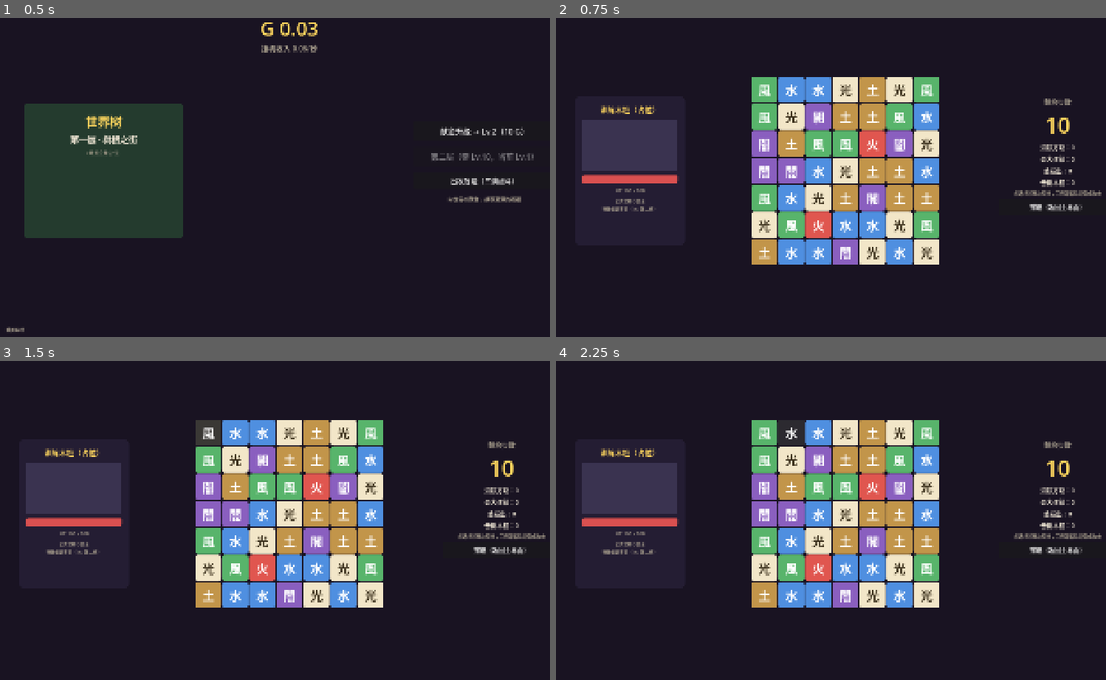
Above: before the commit, frames 1-4 (two rows, left to right).
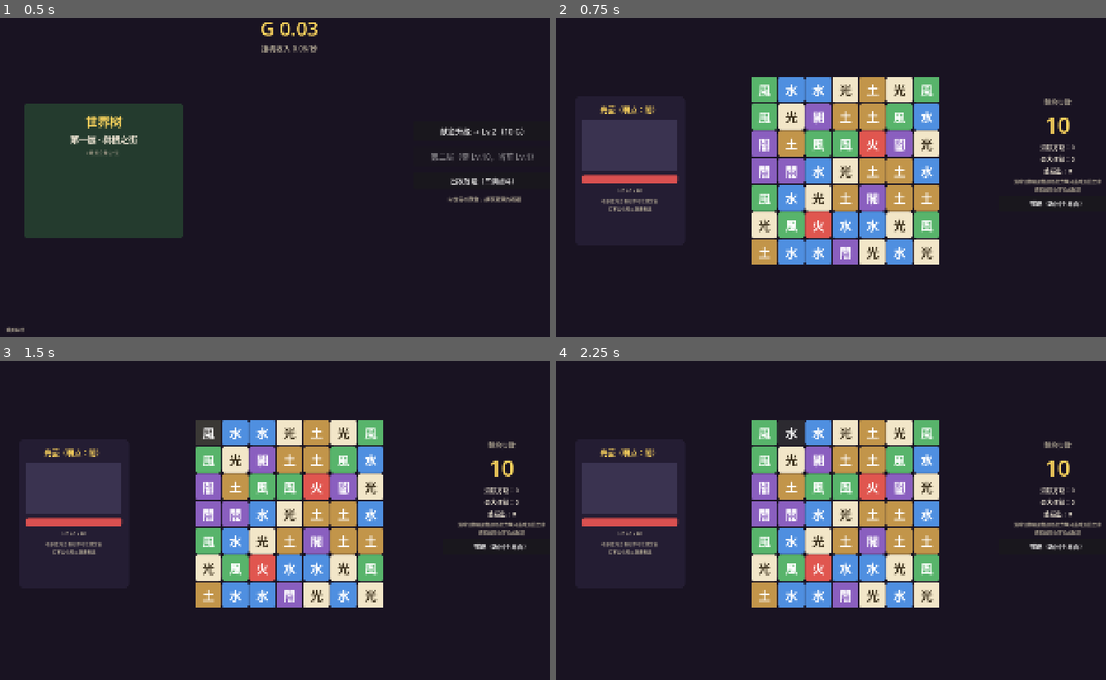
Above: after the commit, the same moments.

Repository: MengUkal/--Idle-simulation-management-self-test
Game: Godot game, scene res://scenes/main/main.tscn
The game is run twice, just before and just after one commit, with the same random seed, the same clock (stepped at 60 frames per second) and the same inputs.
Inputs:
- Up to frame 1 (0.5 s): no input
- Up to frame 2 (0.75 s): click "出发冒险（三消战斗）" at 0.5 s
- Up to frame 3 (1.5 s): click "風" at 1.25 s
- Up to frame 4 (2.25 s): click "水" at 2 s

Frame 1 is identical in both runs. In frame 2, 1.2% of the frame differs, in the area x 7-100%, y 27-61%; in frame 3, 1.2%; in frame 4, 1.2%.

Commit message:
feat(M2): monster combat wrapping and bounty settlement
- balance: floor-1 monster table (6 normals + elite guard 10%), weakness x2, chain bonus +20%/wave
- match3 board report now carries per-wave element info for weakness damage
- battle: one monster per battle (approved), weakness-colored damage numbers, victory pays bounty via GameState, defeat (steps out) pays nothing, elite encounter toast
- tests: +5 monster/multiplier checks (balance), +3 waves checks (match3); all green
- docs: M1/M2 marked complete; open questions trimmed

Diff:
--- a/data/balance.gd
+++ b/data/balance.gd
@@ -33,7 +33,20 @@
 const ELEMENT_KINDS := 6            # 【已拍板】6 种元素
 const BATTLE_STEPS_BASE := 10       # 【已拍板】Lv.1 步数 = 10
 const BATTLE_STEPS_PER_LEVEL := 0.5 # 【已拍板】每级 +0.5 步（即每 2 级 +1）
-const DUMMY_HP := 100               # [占位] 训练木桩血量，正式怪物表待审定
+# 第一层怪物表（2026-10-09 草案落地；数值直接改这里，不用动代码）
+# 元素索引：0火 1水 2風 3土 4光 5闇；克制：火克風、風克土、土克水、水克火、光闇互克
+const MONSTERS_FLOOR1 := [
+	{"name": "树精史莱姆", "hp": 30, "bounty": 5, "weak": 0},
+	{"name": "風狼", "hp": 45, "bounty": 8, "weak": 3},
+	{"name": "岩甲龟", "hp": 70, "bounty": 12, "weak": 1},
+	{"name": "水妖", "hp": 55, "bounty": 10, "weak": 3},
+	{"name": "光萤", "hp": 40, "bounty": 9, "weak": 5},
+	{"name": "暗影鼠", "hp": 40, "bounty": 9, "weak": 4},
+]
+const MONSTER_ELITE_FLOOR1 := {"name": "树根守卫", "hp": 150, "bounty": 40, "weak": 4}
+const ELITE_CHANCE := 0.1           # [占位] 精英出现率
+const WEAKNESS_MULT := 2.0          # 命中弱点属性的伤害倍率
+const CHAIN_BONUS_PER_WAVE := 0.2   # 连锁加成：第 n 波伤害 ×(1 + 0.2×(n-1))
 # 元素设定（【已拍板】全色皆攻击 + 属性克制）：
 # 火 → 風 → 土 → 水 → 火 循环相克；光 ↔ 闇 互克（克制加成数值随怪物表审定）
 const ELEMENT_NAMES := ["火", "水", "風", "土", "光", "闇"]
@@ -44,6 +57,11 @@
 static func battle_steps(level: int) -> int:
 	# 本场冒险步数上限：Lv.1 = 10、Lv.10 = 15、Lv.30 = 25
 	return BATTLE_STEPS_BASE + int(level * BATTLE_STEPS_PER_LEVEL)
+
+
+static func damage_multiplier(element: int, monster: Dictionary) -> float:
+	## 命中弱点属性返回 WEAKNESS_MULT，否则 1.0
+	return WEAKNESS_MULT if element == int(monster.get("weak", -1)) else 1.0
 
 
 # ---------- 存档 ----------
--- a/scenes/battle/battle.gd
+++ b/scenes/battle/battle.gd
@@ -1,7 +1,7 @@
 extends Control
-## M2 冒险界面：三消核心（7×7 / 6 元素 / 相邻交换 / 三连消除 / 连锁 / 步数倒数）。
-## 战斗包装（正式怪物表与赏金）待数值审定，当前用"训练木桩"占位：
-##   伤害 = 消除方块数（占位公式，属性克制未启用）。
+## M2 冒险界面：三消战斗（一场一只怪）。
+## 规则【已拍板】：每次消除 = 一次攻击；命中弱点属性 ×2；连锁第 n 波伤害 ×(1+0.2×(n-1))；
+## 步数内击杀 → 获得赏金；步数耗尽未击杀 → 无赏金。
 
 const COL_BG := Color("191322")
 const COL_GOLD := Color("ffd75e")
@@ -11,26 +11,29 @@
 const TILE := 84.0
 
 var board: Match3Board
+var monster: Dictionary = {}
+var monster_hp := 0.0
+var monster_hp_max := 1
+var defeated := false
 var steps_left := 0
 var selected := Vector2i(-1, -1)
-var tiles: Array = []            # tiles[行][列] = Button
-var _tile_styles: Array = []     # 每种元素一枚 StyleBoxFlat 缓存
+var tiles: Array = []
+var _tile_styles: Array = []
 
 # 本局统计
 var total_cleared := 0
 var max_chain := 0
 var total_damage := 0
-var kills := 0
-var dummy_hp := Balance.DUMMY_HP
 
 var _steps_label: Label
 var _stat_cleared: Label
 var _stat_chain: Label
 var _stat_damage: Label
-var _stat_kills: Label
 var _hp_bar: ProgressBar
 var _hp_label: Label
+var _enemy_name: Label
 var _result_panel: Control
+var _result_title: Label
 var _result_stats: Label
 var _toast: Label
 var _toast_tween: Tween
@@ -41,6 +44,7 @@
 	board.setup()
 	board.ensure_playable()
 	steps_left = Balance.battle_steps(GameState.level)
+	_roll_monster()
 	_build_background()
 	_build_enemy_panel()
 	_build_board()
@@ -49,6 +53,19 @@
 	_build_toast()
 	_refresh_board()
 	_refresh_hud()
+	if monster.get("elite", false):
+		_show_toast("遭遇精英：%s！" % monster["name"])
+
+
+func _roll_monster() -> void:
+	if randf() < Balance.ELITE_CHANCE:
+		monster = Balance.MONSTER_ELITE_FLOOR1.duplicate()
+		monster["elite"] = true
+	else:
+		var pool: Array = Balance.MONSTERS_FLOOR1
+		monster = pool[randi() % pool.size()].duplicate()
+	monster_hp_max = int(monster["hp"])
+	monster_hp = float(monster_hp_max)
 
 
 # ---------- UI 构建 ----------
@@ -76,7 +93,7 @@
 	var box := VBoxContainer.new()
 	box.add_theme_constant_override("separation", 12)
 	panel.add_child(box)
-	_make_label(box, "训练木桩（占位）", 24, COL_GOLD)
+	_enemy_name = _make_label(box, "", 24, COL_GOLD)
 	var portrait := ColorRect.new()
 	portrait.custom_minimum_size = Vector2(0, 170)
 	portrait.color = Color("3a3350")
@@ -94,7 +111,7 @@
 	_hp_bar.add_theme_stylebox_override("fill", bar_fg)
 	box.add_child(_hp_bar)
 	_hp_label = _make_label(box, "", 16, COL_DIM)
-	_make_label(box, "正式怪物与赏金\n待数值表审定（M2 第二步）", 14, COL_DIM)
+	_make_label(box, "在步数内击倒它即可获得赏金\n打不过也可以直接撤退", 14, COL_DIM)
 
 
 func _build_board() -> void:
@@ -134,8 +151,7 @@
 	_stat_cleared = _make_label(box, "", 20)
 	_stat_chain = _make_label(box, "", 20)
 	_stat_damage = _make_label(box, "", 20)
-	_stat_kills = _make_label(box, "", 20)
-	var hint := _make_label(box, "点选相邻两块交换；三连即消除并造成攻击", 15, COL_DIM)
+	var hint := _make_label(box, "消除怪物弱属性颜色的方块可造成双倍伤害\n连锁越高伤害加成越高", 15, COL_DIM)
 	hint.autowrap_mode = TextServer.AUTOWRAP_WORD_SMART
 	var retreat := Button.new()
 	retreat.text = "撤退（返回主界面）"
@@ -156,14 +172,13 @@
 	sb.set_corner_radius_all(16)
 	sb.set_content_margin_all(32)
 	panel.add_theme_stylebox_override("panel", sb)
-	panel.custom_minimum_size = Vector2(600, 0)
+	panel.custom_minimum_size = Vector2(620, 0)
 	_result_panel.add_child(panel)
 	var box := VBoxContainer.new()
 	box.add_theme_constant_override("separation", 14)
 	panel.add_child(box)
-	_make_label(box, "本场冒险结束", 32, COL_GOLD)
+	_result_title = _make_label(box, "", 34, COL_GOLD)
 	_result_stats = _make_label(box, "", 20)
-	_make_label(box, "赏金结算将在怪物表审定后加入", 15, COL_DIM)
 	var back := Button.new()
 	back.text = "返回主界面"
 	back.custom_minimum_size = Vector2(220, 52)
@@ -195,7 +210,7 @@
 # ---------- 交互 ----------
 
 func _on_tile_pressed(cell: Vector2i) -> void:
-	if steps_left <= 0:
+	if steps_left <= 0 or defeated:
 		return
 	if selected == Vector2i(-1, -1):
 		selected = cell
@@ -214,31 +229,48 @@
 	if not report.get("ok", false):
 		return  # 无效交换：棋盘已自动还原，静默忽略
 	steps_left -= 1
-	var cleared: Array = report["cleared"]
-	var chains: int = report["chains"]
-	total_cleared += cleared.size()
-	max_chain = maxi(max_chain, chains)
-	var damage := cleared.size()  # [占位] 伤害 = 消除数；属性克制随怪物表启用
-	total_damage += damage
-	dummy_hp -= damage
-	while dummy_hp <= 0:
-		kills += 1
-		dummy_hp += Balance.DUMMY_HP
-	if kills > 0:
-		_show_toast("已击倒 %d 个训练木桩" % kills)
-	if steps_left <= 0:
-		_show_result()
+	total_cleared += (report["cleared"] as Array).size()
+	max_chain = maxi(max_chain, int(report["chains"]))
+	_apply_damage(report["waves"])
 	if board.ensure_playable():
 		_show_toast("无可行交换，棋盘已重洗")
+	if steps_left <= 0 and not defeated:
+		_show_result(false)
 	_refresh_board()
 	_refresh_hud()
 
 
+func _apply_damage(waves: Array) -> void:
+	var dmg_f := 0.0
+	var any_weak := false
+	for i in waves.size():
+		var wave_mult := 1.0 + Balance.CHAIN_BONUS_PER_WAVE * float(i)
+		for entry in waves[i]:
+			var m := Balance.damage_multiplier(int(entry["element"]), monster)
+			if m > 1.0:
+				any_weak = true
+			dmg_f += wave_mult * m
+	var dmg := int(ceil(dmg_f))
+	total_damage += dmg
+	monster_hp -= dmg
+	_spawn_damage_number(dmg, any_weak)
+	if monster_hp <= 0:
+		_victory()
+
+
+func _victory() -> void:
+	if defeated:
+		return
+	defeated = true
+	GameState.add_money(float(int(monster["bounty"])))
+	_show_result(true)
+
+
 func _on_retreat_pressed() -> void:
 	get_tree().change_scene_to_file("res://scenes/main/main.tscn")
 
 
-# ---------- 刷新 ----------
+# ---------- 刷新与反馈 ----------
 
 func _refresh_board() -> void:
 	for r in Balance.BOARD_SIZE:
@@ -256,10 +288,12 @@
 	_stat_cleared.text = "消除方块：%d" % total_cleared
 	_stat_chain.text = "最大连锁：%d" % max_chain
 	_stat_damage.text = "总输出：%d" % total_damage
-	_stat_kills.text = "击倒木桩：%d" % kills
-	_hp_bar.max_value = Balance.DUMMY_HP
-	_hp_bar.value = dummy_hp
-	_hp_label.text = "HP %d / %d" % [dummy_hp, Balance.DUMMY_HP]
+	var weak_name: String = Balance.ELEMENT_NAMES[int(monster.get("weak", 0))]
+	var elite_tag: String = "★精英 " if monster.get("elite", false) else ""
+	_enemy_name.text = "%s%s（弱点：%s）" % [elite_tag, monster["name"], weak_name]
+	_hp_bar.max_value = monster_hp_max
+	_hp_bar.value = maxf(monster_hp, 0.0)
+	_hp_label.text = "HP %d / %d" % [ceili(maxf(monster_hp, 0.0)), monster_hp_max]
 
 
 func _tile_style(element: int) -> StyleBoxFlat:
@@ -272,10 +306,32 @@
 	return _tile_styles[element]
 
 
-func _show_result() -> void:
-	_result_stats.text = "总输出 %d ｜ 消除 %d 块 ｜ 最大连锁 %d ｜ 击倒木桩 %d" % [
-		total_damage, total_cleared, max_chain, kills,
-	]
+func _spawn_damage_number(amount: int, weak: bool) -> void:
+	var label := Label.new()
+	label.text = "-%d" % amount
+	label.add_theme_font_size_override("font_size", 36)
+	label.add_theme_color_override("font_color", Color(1.0, 0.45, 0.4) if weak else Color(1.0, 0.85, 0.5))
+	label.position = Vector2(250, 470)
+	add_child(label)
+	var tw := create_tween()
+	tw.tween_property(label, "position:y", 400.0, 0.8)
+	tw.parallel().tween_property(label, "modulate:a", 0.0, 0.8)
+	tw.tween_callback(label.queue_free)
+
+
+func _show_result(victory: bool) -> void:
+	if victory:
+		_result_title.text = "战斗胜利！"
+		_result_stats.text = "获得赏金 %d %s\n总输出 %d ｜ 消除 %d 块 ｜ 最大连锁 %d" % [
+			int(monster["bounty"]), Balance.CURRENCY_SHORT,
+			total_damage, total_cleared, max_chain,
+		]
+	else:
+		_result_title.text = "步数耗尽……"
+		_result_stats.text = "%s 逃走了（剩余 HP %d）\n总输出 %d ｜ 消除 %d 块 ｜ 最大连锁 %d" % [
+			monster["name"], ceili(maxf(monster_hp, 0.0)),
+			total_damage, total_cleared, max_chain,
+		]
 	_result_panel.visible = true
 
 
--- a/scripts/match3/match3_board.gd
+++ b/scripts/match3/match3_board.gd
@@ -124,20 +124,21 @@
 # ---------- 内部 ----------
 
 func _resolve_board() -> Dictionary:
+	## 战报：cleared = 被消格子；chains = 连锁波数；waves = 每波 [{cell, element}]（供属性克制结算）
 	var total_cleared := {}
-	var chain := 0
-	var per_chain: Array[int] = []
+	var waves: Array = []
 	while true:
 		var matches := find_matches()
 		if matches.is_empty():
 			break
-		chain += 1
+		var wave: Array = []
 		for cell in matches:
+			wave.append({"cell": cell, "element": grid[cell.y][cell.x]})
 			grid[cell.y][cell.x] = EMPTY
 			total_cleared[cell] = true
-		per_chain.append(matches.size())
+		waves.append(wave)
 		_apply_gravity_and_refill()
-	return {"cleared": total_cleared.keys(), "chains": chain, "cleared_per_chain": per_chain}
+	return {"cleared": total_cleared.keys(), "chains": waves.size(), "waves": waves}
 
 
 func _apply_gravity_and_refill() -> void:
--- a/tests/balance_test.gd
+++ b/tests/balance_test.gd
@@ -33,6 +33,17 @@
 	check("Lv.1 步数 = 10", Balance.battle_steps(1), 10)
 	check("Lv.10 步数 = 15", Balance.battle_steps(10), 15)
 	check("Lv.30 步数 = 25", Balance.battle_steps(30), 25)
+	# 怪物表（第一层）
+	check("第一层常驻怪物 6 只", Balance.MONSTERS_FLOOR1.size(), 6)
+	var monsters_ok := true
+	for m: Dictionary in Balance.MONSTERS_FLOOR1:
+		if int(m["hp"]) <= 0 or int(m["bounty"]) <= 0:
+			monsters_ok = false
+		if int(m["weak"]) < 0 or int(m["weak"]) > 5:
+			monsters_ok = false
+	check("怪物 HP/赏金/弱点取值合法", monsters_ok, true)
+	check("命中弱点倍率 = 2", Balance.damage_multiplier(0, {"weak": 0}), 2.0)
+	check("非弱点倍率 = 1", Balance.damage_multiplier(1, {"weak": 0}), 1.0)
 	# 数值格式化
 	check("格式 999", Balance.format_number(999.0), "999")
 	check("格式 1234", Balance.format_number(1234.0), "1,234")
--- a/tests/match3_test.gd
+++ b/tests/match3_test.gd
@@ -94,6 +94,13 @@
 			first_row_cleared = false
 	check("首行三连被消除", first_row_cleared, true)
 	check("连锁数 ≥ 1", rep["chains"] >= 1, true)
+	var waves: Array = rep["waves"]
+	check("waves 波数与 chains 一致", waves.size(), rep["chains"])
+	var first_wave_uniform := true
+	for entry in waves[0]:
+		if int(entry["element"]) != 4:
+			first_wave_uniform = false
+	check("首波元素全为 4", first_wave_uniform, true)
 	var full := true
 	for r in 3:
 		for c in 3:
Not shown, changed: docs/游戏设计文档.md
